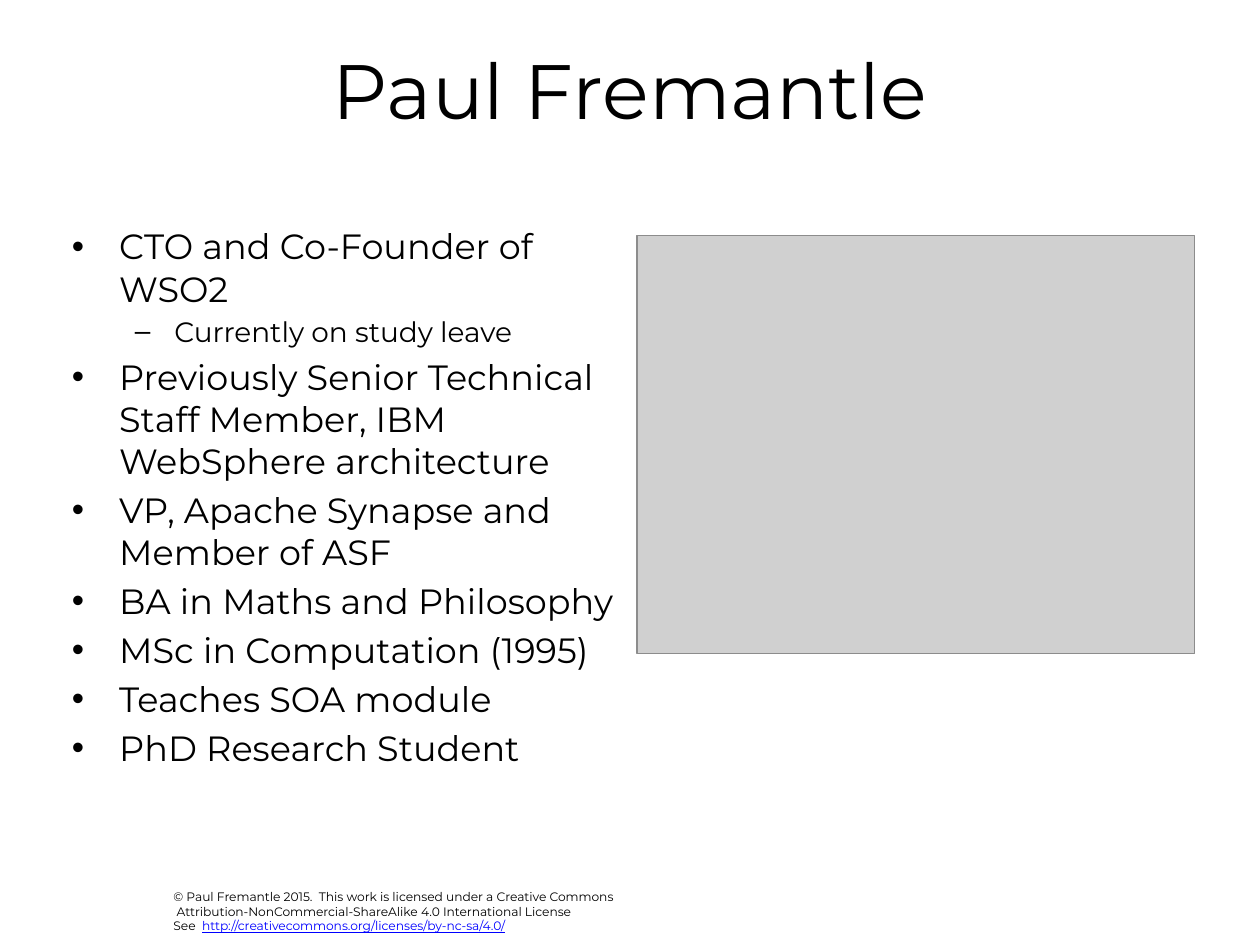
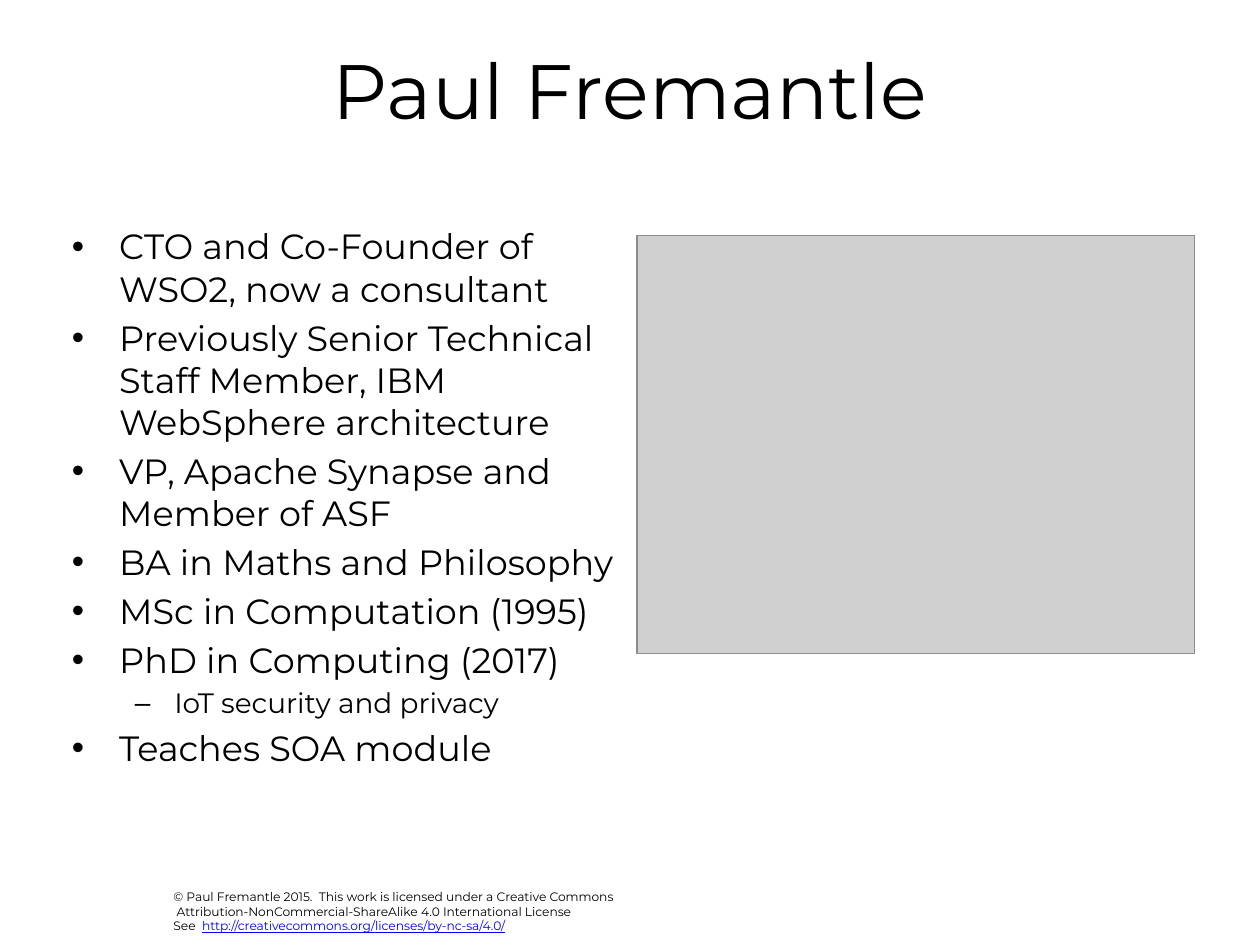
Before and after one commit to pzfreo/ox-clo, a slide deck: slide 15 of pres-source/00-intro.pptx. Drawn at 1260x945 pixels with LibreOffice and Linux fonts; fonts in the diff are those of the drawing; grey boxes stand for pictures; background and template pictures are left out. Boxes give left, top, right and bottom in pixels: in the first picture for what was removed or moved away, otherwise in the second. Text is boxed around its words. In the diff, an @@ line names an element or a change of style, - is before the commit and + after.

```diff
--- a/pres-source/00-intro.pptx
+++ b/pres-source/00-intro.pptx
@@ text at (x1=119, y1=233, x2=548, y2=307): text changed @@
-• CTO and Co-Founder of WSO2
-  – Currently on study leave
+• CTO and Co-Founder of WSO2, now a consultant
@@ text at (x1=119, y1=647, x2=559, y2=719): paragraphs added @@
+• PhD in Computing (2017)
+  – IoT security and privacy
@@ text at (x1=119, y1=735, x2=519, y2=762): paragraph removed @@
-• PhD Research Student
```
Also in this commit, not shown: 1 other slide changed, 44 other files.
